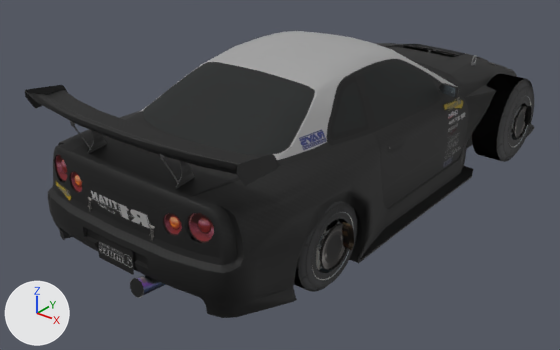
What one commit did to the glTF model dealership/public/gran-turismo-4/previews/amus0003.glb.
Both versions are drawn from a camera (50 mm lens) standing at (3.39, -4.92, 2.92) and looking at (-0.2, -0.44, 0.15). Lighting does not change. The marker at lower left points along +X, +Y and +Z. The picture after the commit comes second. Vertices at exactly the same position are counted once.

Objects in the first picture: 'body', 'tire_front_left', 'tire_rear_left' and 2 more.
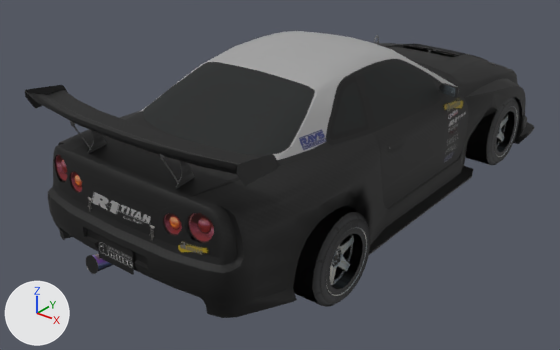
Location of each change, (x1, y1, x2, y2) in pixels of the pictures (560 x 350 px; the box of a moved part takes in the faces that stretch with it):
'tire_rear_right', reshaped, moved, rescaled (not visible before): after (293, 207, 370, 307)
'tire_rear_left', reshaped, moved, rescaled (not visible afterwards): before (472, 74, 534, 162)
'tire_front_right', moved, rescaled (not visible before): after (466, 97, 519, 165)
'wheel_rear_right', moved, rescaled (not visible before): after (326, 227, 367, 296)
part 1 of me_body, moved or reshaped (not visible afterwards): before (320, 223, 350, 270)
part 2 of me_body, moved or reshaped (not visible afterwards): before (513, 106, 529, 139)
part 3 of me_body, moved or reshaped (not visible afterwards): before (342, 222, 354, 250)
part 4 of me_body, moved or reshaped: (53, 43, 533, 298) in both
part 5 of me_body, moved or reshaped: before (25, 43, 532, 298); after (25, 35, 495, 275)
part 6 of me_tire_rear, moved or reshaped: before (472, 74, 534, 162); after (293, 207, 370, 307)

Edits to the bpy script that builds the scene:
```text
Change me_body:
    used by ob_body; location = (0.0, 0.0, 0.0)
    remove me_body.from_pydata(...)  # 2056 vertices, 3041 faces; spans x -1.1..1.1, y -2.37..2.36, z 0.01..1.25
    add me_body.from_pydata(...)  # 2056 vertices, 3041 faces; spans x -0.95..0.95, y -2.37..2.36, z 0.01..1.25
    me_body part 1: the loose piece of 48 vertices spanning x 0.96..0.98, y -1.49..-1.18, z 0.17..0.48 is mirrored in x about its middle, then moved by (-0.3, 2.67, -0.07)
    me_body part 2: the loose piece of 48 vertices spanning x 1.07..1.09, y 1.19..1.48, z 0.23..0.52 is mirrored in x about its middle, then moved by (-0.3, -2.67, -0.12)
    me_body part 3: the loose piece of 32 vertices spanning x 0.95..1.01, y -1.25..-1.17, z 0.25..0.45 is mirrored in x about its middle, then moved by (-0.31, 2.67, -0.07)
    me_body part 4: the loose piece of 765 vertices spanning x -0.95..0.95, y -2.33..2.36, z 0.01..1.25 is mirrored in x about its middle
    me_body part 5: 539 of 2056 vertices moved; they spanned x -1.1..1.1, y -2.37..2.36, z 0.03..1.24 and now span x -0.92..0.93, y -2.37..2.36, z 0.03..1.24; mean shift (0.05, -0.41, -0.02); largest move (-1.1, 1.49, 0.46) -> (-0.77, -1.19, 0.33)
    other edits to the shape of me_body do not show in these pictures
Change me_tire_rear:
    used by ob_tire_rear_left; location = (0.934, 1.337, 0.375)
    remove me_tire_rear.from_pydata(...)  # 120 vertices, 208 faces; spans x -0.132..0.132, y -0.375..0.375, z -0.373..0.373
    add me_tire_rear.from_pydata(...)  # 120 vertices, 208 faces; spans x -0.132..0.132, y -0.321..0.321, z -0.32..0.32
    me_tire_rear part 6: 120 of 120 vertices moved; they spanned x -0.132..0.132, y -0.375..0.375, z -0.373..0.373 and now span x -0.132..0.132, y -0.321..0.321, z -0.32..0.32; mean shift (0.0, 0.0, 0.0)
Change ob_tire_front_right:
    ob_tire_front_right.scale: (-1.0, 1.0, 1.0) -> (1.0, 1.0, 1.0)
    ob_tire_front_right.location: (-0.825, -1.337, 0.325) -> (0.825, 1.337, 0.251)
Change ob_wheel_rear_right:
    ob_wheel_rear_right.scale: (-1.0, 1.0, 1.0) -> (1.0, 1.0, 1.0)
    ob_wheel_rear_right.location: (-0.934, 1.337, 0.375) -> (0.934, -1.337, 0.251)
Change ob_tire_rear_left:
    ob_tire_rear_left.location: (0.934, 1.337, 0.375) -> (-0.934, -1.337, 0.251)
    ob_tire_rear_left.scale: (1.0, 1.0, 1.0) -> (-1.0, 1.0, 1.0)
Change ob_tire_rear_right:
    ob_tire_rear_right.scale: (-1.0, 1.0, 1.0) -> (1.0, 1.0, 1.0)
    ob_tire_rear_right.location: (-0.934, 1.337, 0.375) -> (0.934, -1.337, 0.251)
```
